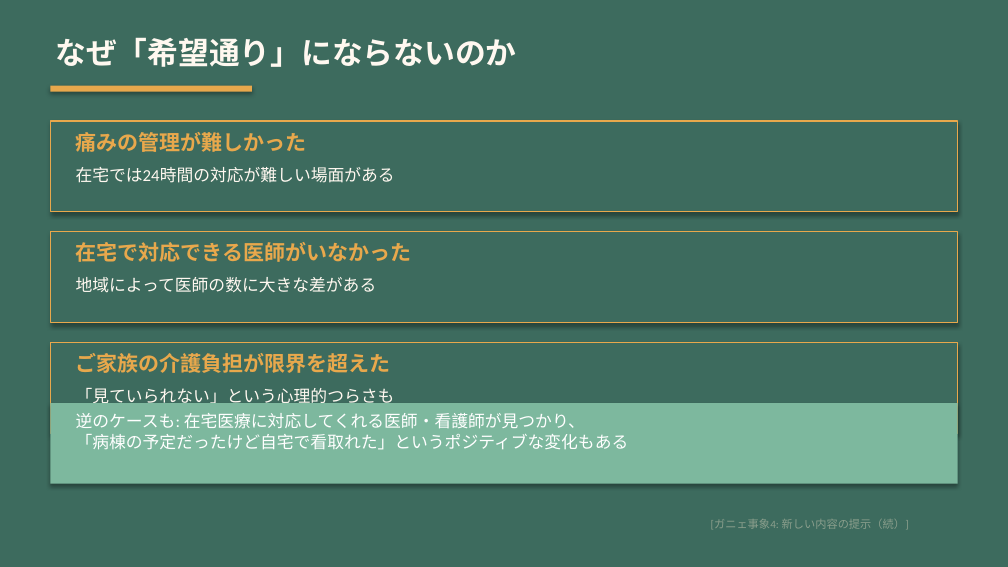
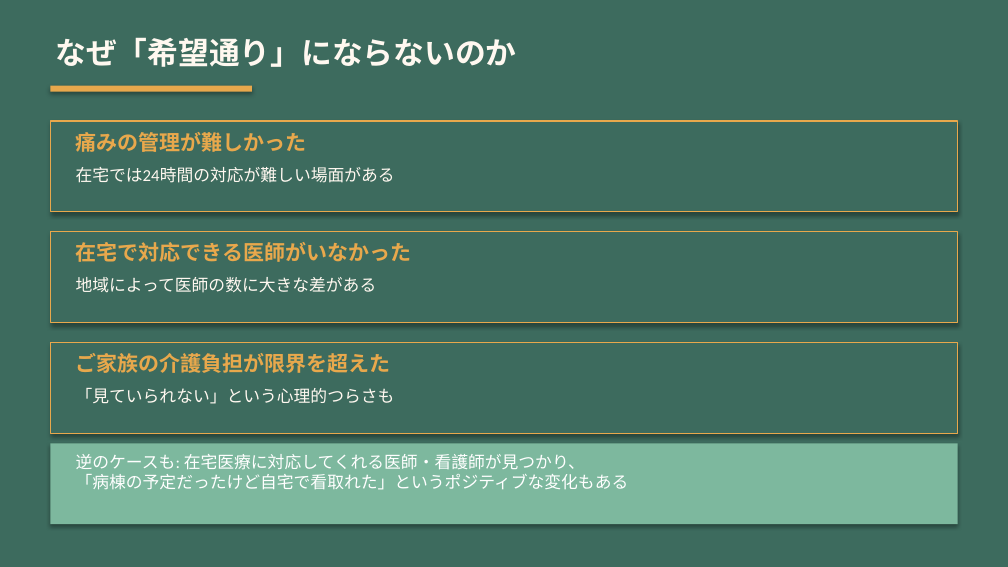
Before and after one commit to Tama831/ai-agent-team-materials, a slide deck: slide 5 of output/education/2026-03-30_palliative-home-death-concordance/palliative-home-death-concordance_slides_allstaff.pptx. Drawn at 1008x567 pixels with LibreOffice and Linux fonts; fonts in the diff are those of the drawing. Boxes give left, top, right and bottom in pixels: in the first picture for what was removed or moved away, otherwise in the second. Text is boxed around its words. In the diff, an @@ line names an element or a change of style, - is before the commit and + after.

```diff
--- a/output/education/2026-03-30_palliative-home-death-concordance/palliative-home-death-concordance_slides_allstaff.pptx
+++ b/output/education/2026-03-30_palliative-home-death-concordance/palliative-home-death-concordance_slides_allstaff.pptx
@@ rectangle: place and size @@
-rectangle at box(50, 403, 958, 484)
+rectangle at box(50, 444, 958, 524)
@@ text "逆のケースも: 在宅医療に対応してくれる医師・看護師が見つかり、 「病棟の予定だったけど自宅で看取れた」というポジティブ ...": place and size @@
-text "逆のケースも: 在宅医療に対応してくれる医師・看護師が見つかり、 「病棟の予定だったけど自宅で看取れた」というポジティブ ..." at box(76, 413, 629, 450)
+text "逆のケースも: 在宅医療に対応してくれる医師・看護師が見つかり、 「病棟の予定だったけど自宅で看取れた」というポジティブ ..." at box(76, 454, 629, 490)
@@ text removed at box(711, 519, 909, 530) @@
-[ガニェ事象4: 新しい内容の提示（続）]
```
Also in this commit, not shown: 9 other slides changed, 4 other files.
